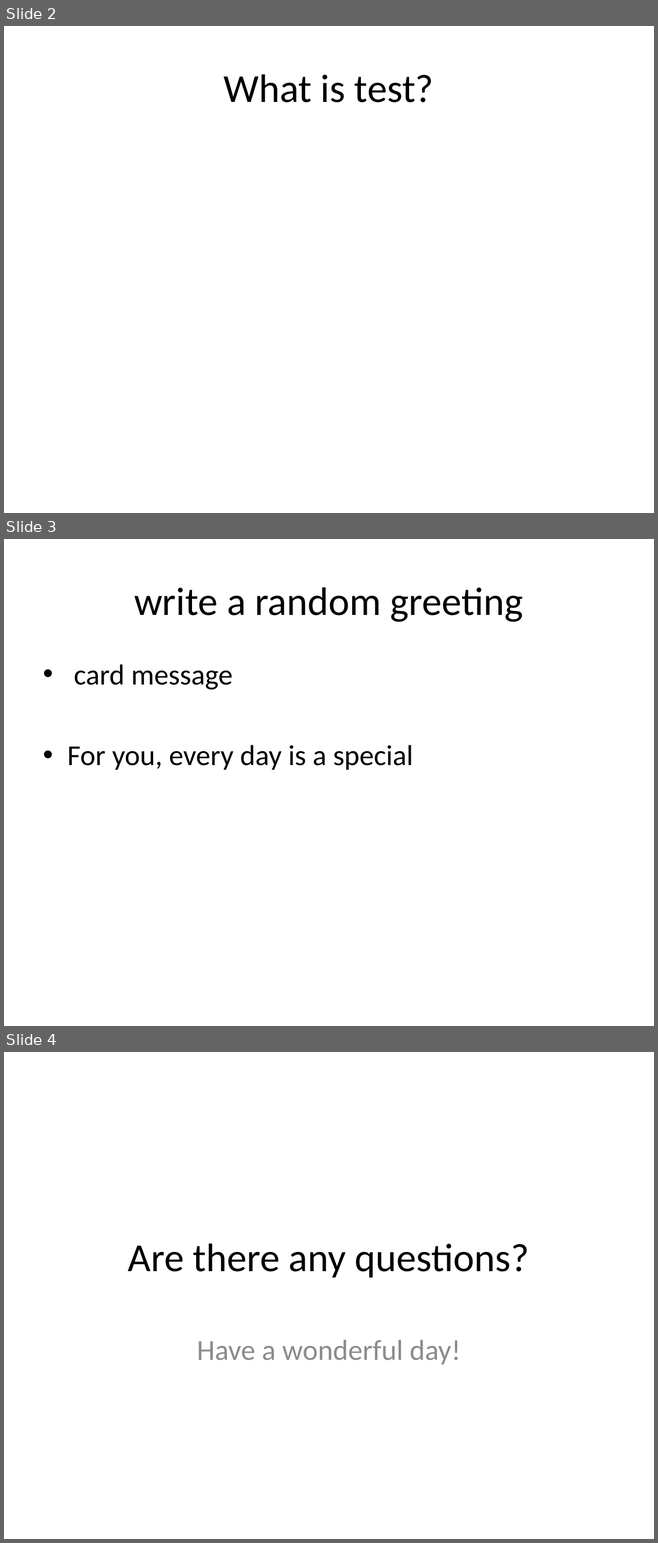
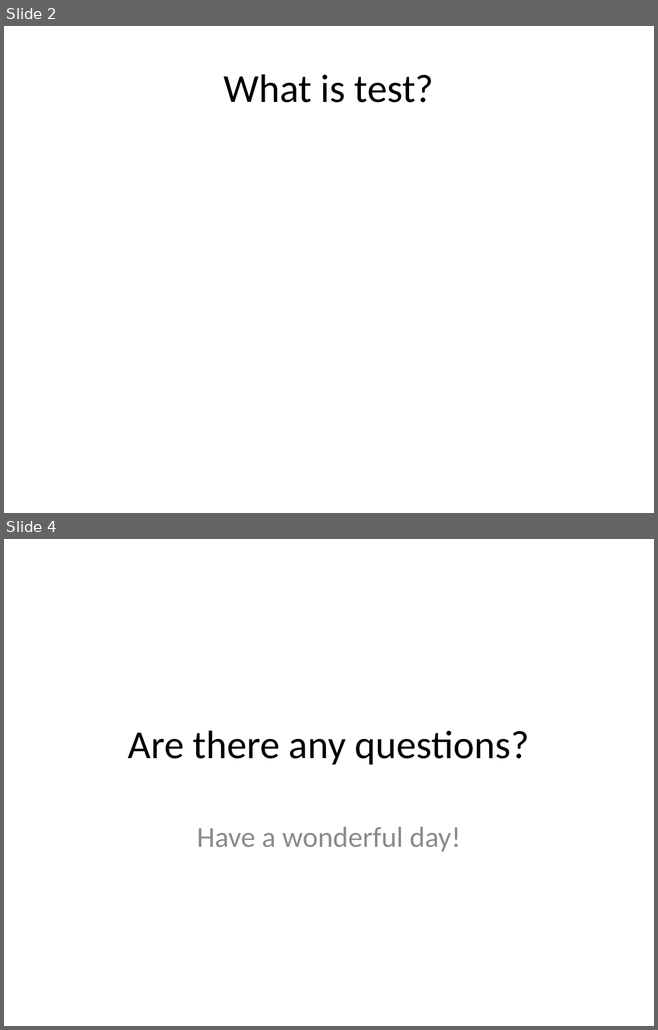
Before and after one commit to UnknownExplorerSK/presentation, a slide deck: Testing.pptx. Shown one above the other, each under a label of ours: slides 2, 3 and 4 before the commit, slides 2 and 4 after it; the slides between them are not shown. The pictures are 658x1543 and 658x1030 pixels, drawn with LibreOffice and Linux fonts; fonts in the diff are those of the drawing. Boxes give left, top, right and bottom in pixels: in the first picture for what was removed or moved away, otherwise in the second. Text is boxed around its words. In the diff, an @@ line names an element or a change of style, - is before the commit and + after.

```diff
--- a/Testing.pptx
+++ b/Testing.pptx
@@ slide 3 removed at [4, 539, 654, 1026], background #FFFFFF @@
@@ title removed at [134, 587, 523, 622] @@
-write a random greeting
@@ text removed at [67, 664, 413, 770] @@
-• card message
-• For you, every day is a special
```
Also in this commit, not shown: 1 slide added, 1 other file.
